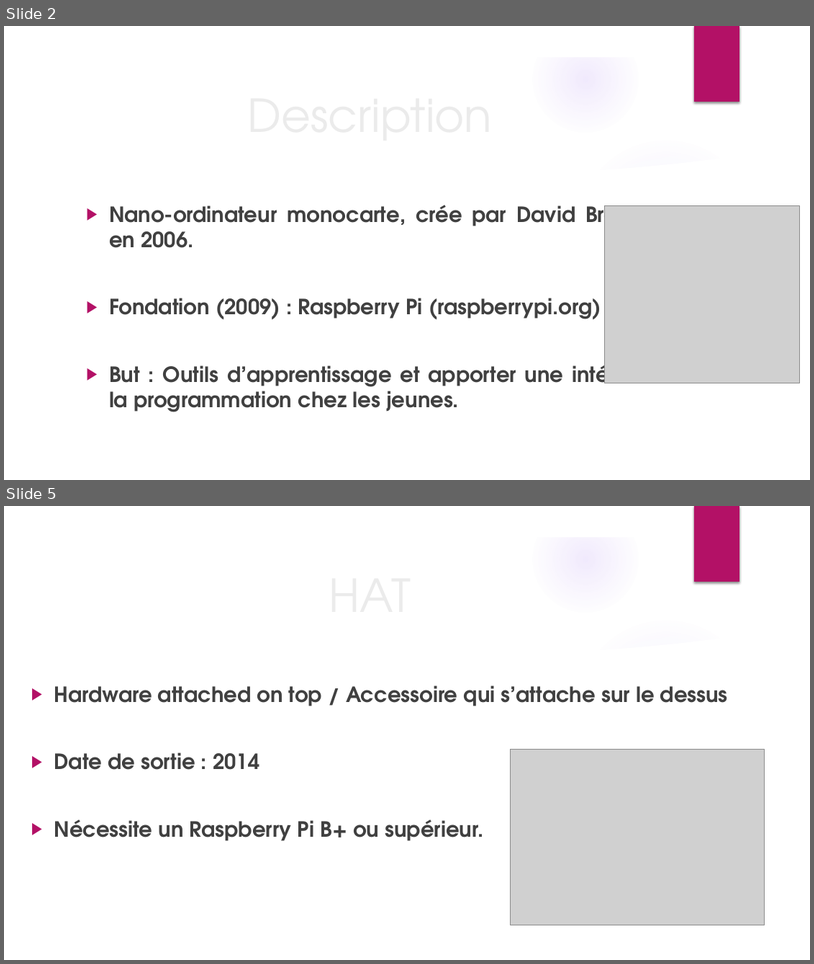
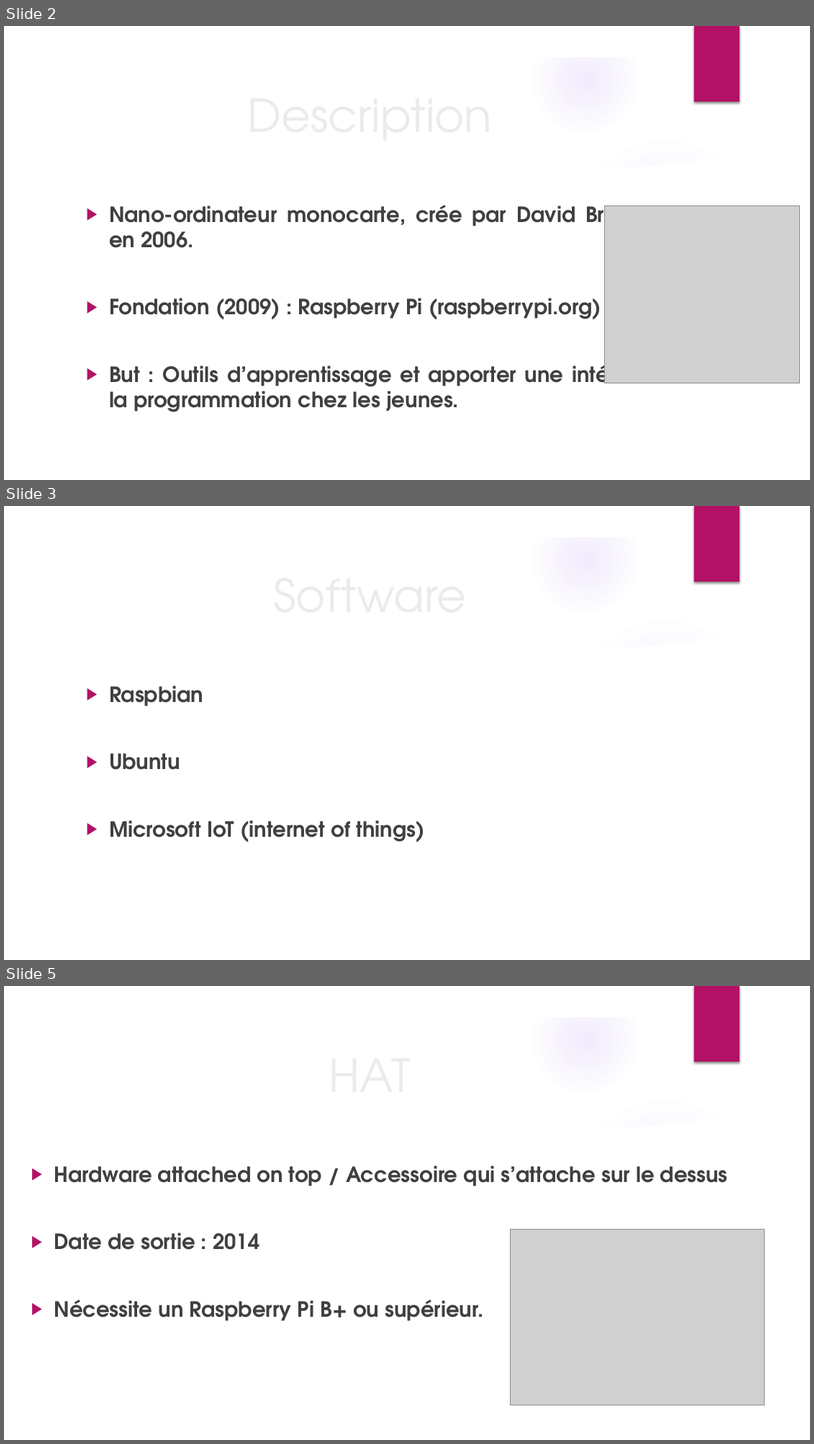
Before and after one commit to AsKeil/Raspberrypi_CDrummond, a slide deck: Commun/PrésentationPowerPoint.pptx. Shown one above the other, each under a label of ours: slides 2 and 5 before the commit, slides 2, 3 and 5 after it; the slides between them are not shown. The pictures are 814x964 and 814x1444 pixels, drawn with LibreOffice and Linux fonts; fonts in the diff are those of the drawing; grey boxes stand for pictures; background and template pictures are left out. Boxes give left, top, right and bottom in pixels: in the first picture for what was removed or moved away, otherwise in the second. Text is boxed around its words. In the diff, an @@ line names an element or a change of style, - is before the commit and + after.

```diff
--- a/Commun/PrésentationPowerPoint.pptx
+++ b/Commun/PrésentationPowerPoint.pptx
@@ slide 3 added at (4,506,810,960), background picture (left out); not listed: 9 template elements that a slide beside it also shows @@
@@ title added at (80,570,660,617), 54 pt, text #EBEBEB @@
+Software
@@ text added at (109,685,424,842), 25 pt, text #404040, bold @@
+▶ Raspbian
+▶ Ubuntu
+▶ Microsoft IoT (internet of things)
```
Also in this commit, not shown: 3 other slides added, 4 slides removed.
